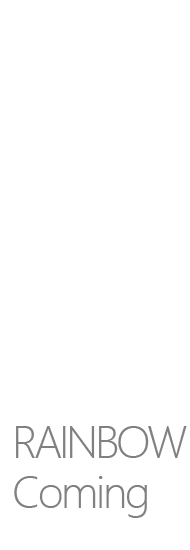
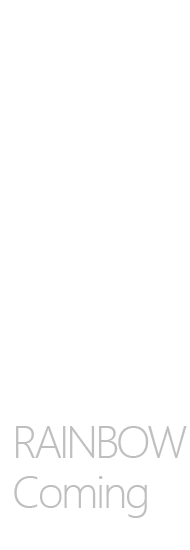
Layer changes from the first 190px x 550px image to the second:
painted on "RAINBOW Coming" over (14, 426, 187, 518)
